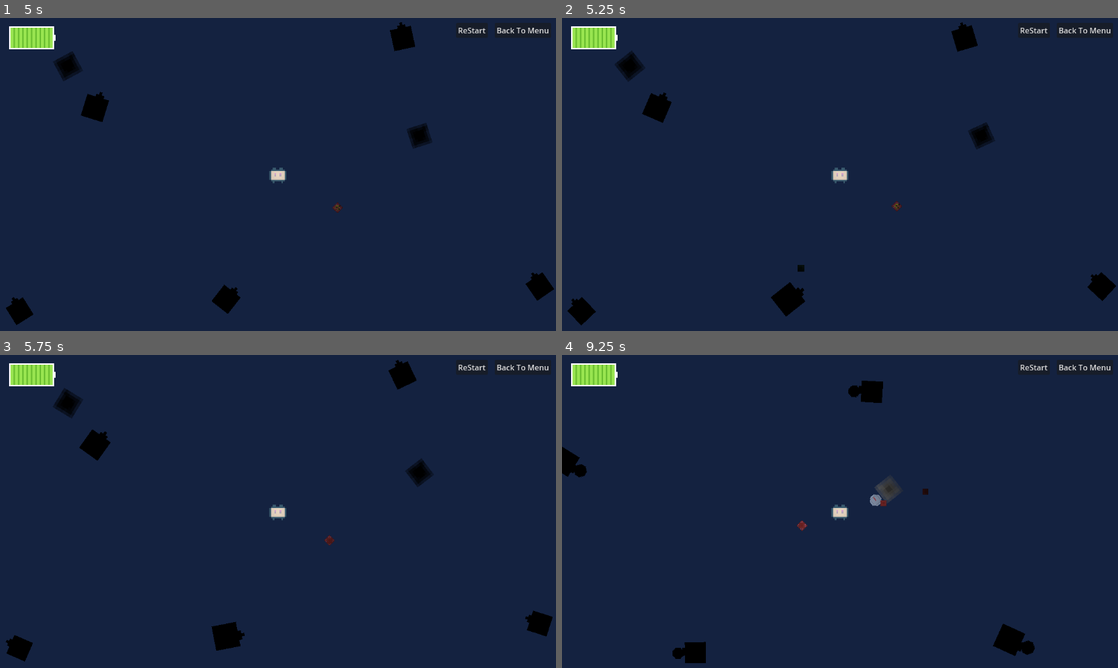
Above: before the commit, frames 1-4 (two rows, left to right).
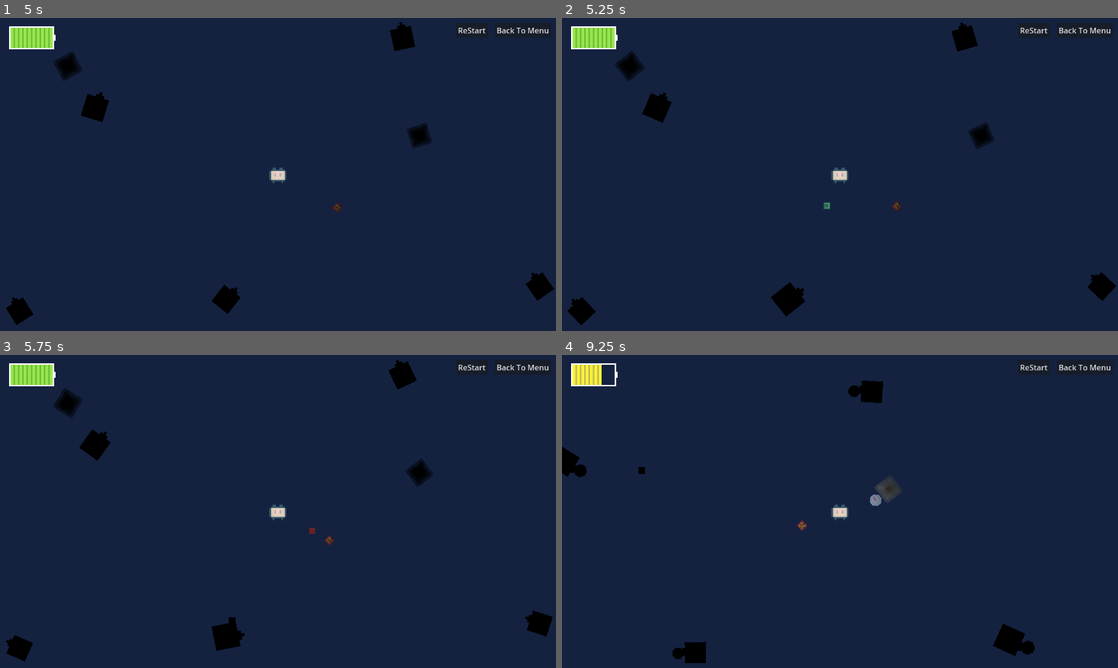
Above: after the commit, the same moments.

Repository: icysamon/LightYearsTraveler
Game: Godot game, scene res://scene/main/menu.tscn
The game is run twice, just before and just after one commit, with the same random seed, the same clock (stepped at 60 frames per second) and the same inputs.
Inputs (mouse positions are in pixels of both pictures, inside the frame that each line leads up to):
- Up to frame 1 (5 s): click "Start" at 0.5 s; click "ReStart" at 1.25 s; click "ReStart" at 2 s; click "ReStart" at 2.75 s; click "Back To Menu" at 3.5 s; click "Start" at 4.25 s
- Up to frame 2 (5.25 s): move the mouse to (789, 299) at 5.02 s; hold Right mouse button (attack) from 5.03 s (still down)
- Up to frame 3 (5.75 s): keep holding Right mouse button (attack)
- Up to frame 4 (9.25 s): move the mouse to (979, 473) at 5.77 s; release Right mouse button (attack) at 5.78 s; click (979, 473) at 5.85 s; move the mouse to (945, 380) at 6.52 s; hold Up (zoom in) 6.53-7.28 s; move the mouse to (812, 574) at 7.27 s; tap Down (zoom out) at 7.35 s; move the mouse to (595, 461) at 8.02 s; hold Right mouse button (attack) 8.03-8.78 s; move the mouse to (1023, 646) at 8.77 s; click (1023, 646) at 8.85 s

Frame 1 is identical in both runs. In frame 2, less than 0.1% of the frame differs, in the area x 42-49%, y 58-82%; in frame 3, less than 0.1%; in frame 4, 0.6%, in the area x 1-66%, y 3-56%.

Commit message:
fix: enemy bullet position

Diff:
--- a/scripts/bullet/bullet.gd
+++ b/scripts/bullet/bullet.gd
@@ -6,7 +6,7 @@
 
 
 func _ready():
-	dir = (target_position - position).normalized()
+	dir = (target_position - global_position).normalized()
 	pass
 
 
--- a/scripts/bullet/bullet_player.gd
+++ b/scripts/bullet/bullet_player.gd
@@ -2,7 +2,7 @@
 
 var last_mouse_position: Vector2
 var dir: Vector2
-const speed: int = 300
+const speed: int = 100
 
 
 func _ready():
